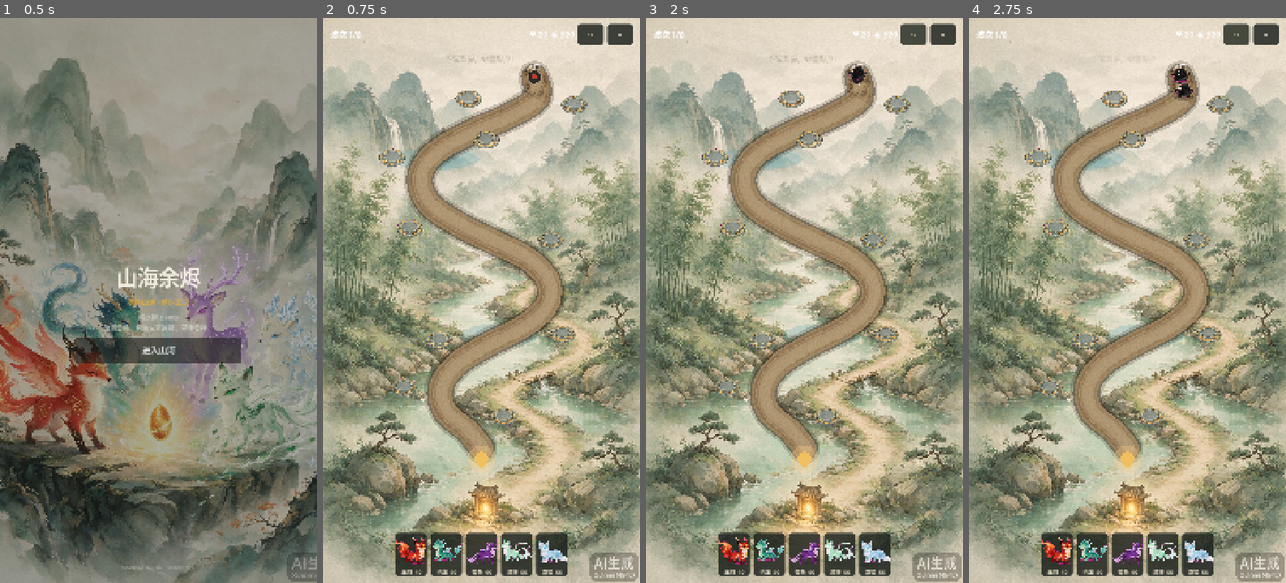
Above: before the commit, frames 1-4 (left to right).
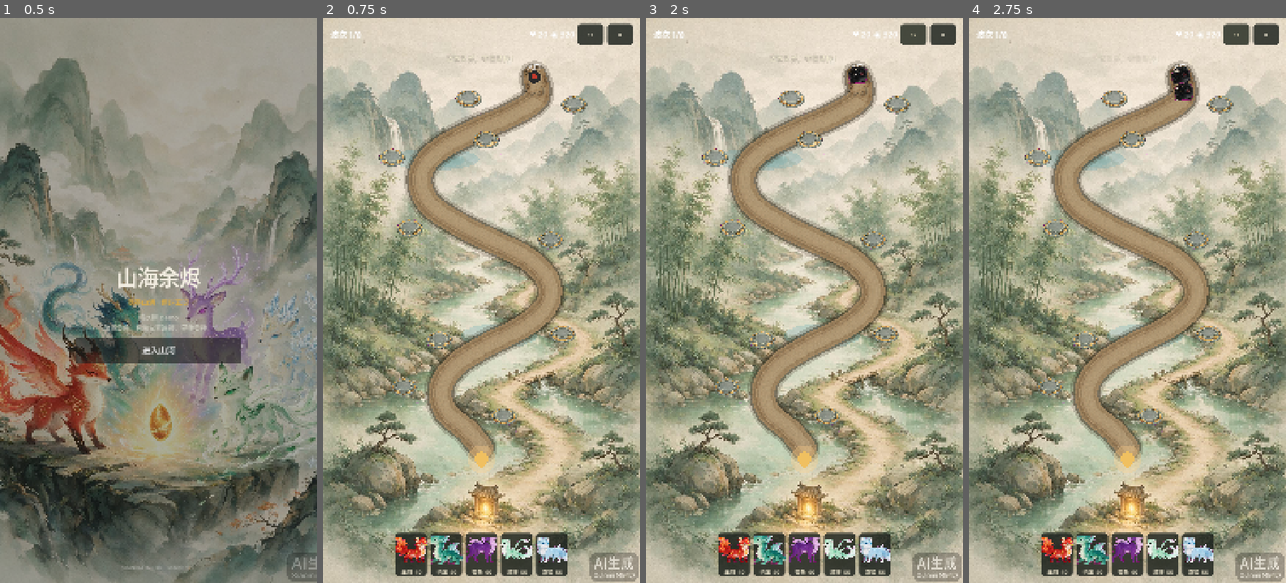
Above: after the commit, the same moments.

Repository: wnzc/MountainSeaAshes
Game: Godot game, scene res://scenes/ui/title_screen.tscn
The game is run twice, just before and just after one commit, with the same random seed, the same clock (stepped at 60 frames per second) and the same inputs.
Inputs:
- Up to frame 1 (0.5 s): no input
- Up to frame 2 (0.75 s): click "进入山河" at 0.5 s
- Up to frame 3 (2 s): click "×1" at 1.25 s
- Up to frame 4 (2.75 s): click "×2" at 2 s

Frame 1 is identical in both runs. In frame 2, 1.4% of the frame differs, in the area x 22-78%, y 91-97%; in frame 3, 1.5%; in frame 4, 1.6%, in the area x 22-78%, y 8-97%.

Commit message:
fix: crop junk edges off sprites; stop assigning Color to Node2D zone roots

Diff:
--- a/godot/scripts/battle/battle.gd
+++ b/godot/scripts/battle/battle.gd
@@ -1338,7 +1338,9 @@
 				if _point_in_zone(pos, z):
 					z["iced_until"] = Time.get_ticks_msec() / 1000.0 + 4.0
 					if not z["persistent"] and z.has("visual") and is_instance_valid(z["visual"]):
-						z["visual"].color = Color(0.66, 0.83, 0.91, 0.4)
+						for child in z["visual"].get_children():
+							if child is Polygon2D:
+								child.color = Color(0.66, 0.83, 0.91, 0.32)
 
 	if reaction.get("bounce", false):
 		_chain_lightning(target, reaction)
Binary file changed: godot/assets/characters/spirit_azure_scale.png
Binary file changed: godot/assets/characters/spirit_frost_fox.png
Binary file changed: godot/assets/characters/spirit_red_feather.png
Binary file changed: godot/assets/characters/spirit_thunder_horn.png
Binary file changed: godot/assets/characters/spirit_wind_fox.png
Binary file changed: godot/assets/enemies/enemy_crack_shell.png
Binary file changed: godot/assets/enemies/enemy_ink_blob.png
Binary file changed: godot/assets/enemies/enemy_ink_hound.png
Binary file changed: godot/assets/enemies/enemy_ink_shell.png
Binary file changed: godot/assets/enemies/enemy_ink_tiger.png
Binary file changed: godot/assets/enemies/enemy_ink_worm.png
Binary file changed: godot/assets/enemies/enemy_mist_shade.png
(and 1 more such lines)
